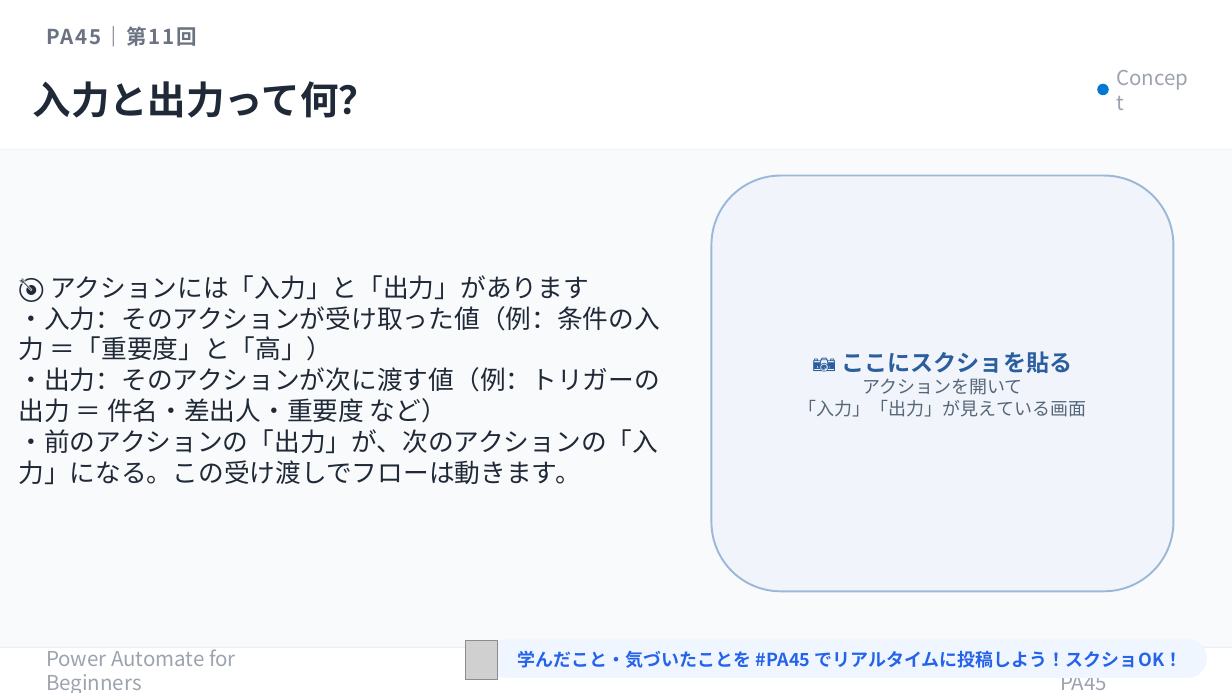
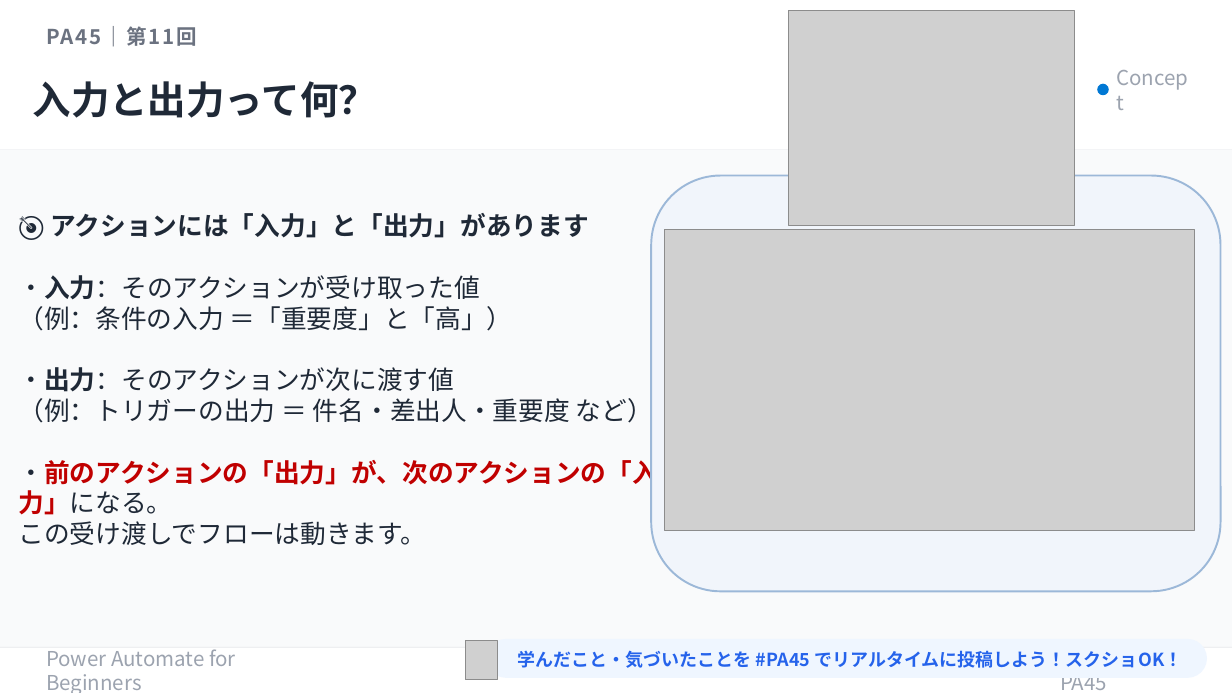
Before and after one commit to Haru-PowerPlatform/pa45, a slide deck: slide 10 of assets/pa45/P011_PA45_RunHistory_20260521.pptx. Drawn at 1232x693 pixels with LibreOffice and Linux fonts; fonts in the diff are those of the drawing; grey boxes stand for pictures. Boxes give left, top, right and bottom in pixels: in the first picture for what was removed or moved away, otherwise in the second. Text is boxed around its words. In the diff, an @@ line names an element or a change of style, - is before the commit and + after.

```diff
--- a/assets/pa45/P011_PA45_RunHistory_20260521.pptx
+++ b/assets/pa45/P011_PA45_RunHistory_20260521.pptx
@@ picture added at box(789, 10, 1075, 226) @@
@@ rounded rectangle: place and size @@
-rounded rectangle at box(712, 176, 1174, 592)
+rounded rectangle at box(652, 176, 1221, 592)
@@ text at box(50, 213, 589, 238): bold on in "🎯 アクションには「入力」と「出力」があります" @@
@@ picture added at box(665, 229, 1194, 531) @@
@@ text at box(18, 275, 658, 545): spaces changed @@
-・入力：そのアクションが受け取った値（例：条件の入力 ＝「重要度」と「高」）
-・出力：そのアクションが次に渡す値（例：トリガーの出力 ＝ 件名・差出人・重要度 など）
-・前のアクションの「出力」が、次のアクションの「入力」になる。この受け渡しでフローは動きます。
+・入力：そのアクションが受け取った値
+（例：条件の入力 ＝「重要度」と「高」）
+・出力：そのアクションが次に渡す値
+（例：トリガーの出力 ＝ 件名・差出人・重要度 など）
+・前のアクションの「出力」が、次のアクションの「入力」になる。
+この受け渡しでフローは動きます。
@@ text in rounded rectangle at box(799, 351, 1086, 417): text removed @@
-📷 ここにスクショを貼る
-アクションを開いて
-「入力」「出力」が見えている画面
```
Also in this commit, not shown: 8 other slides changed, 2 slides removed, 2 other files.
